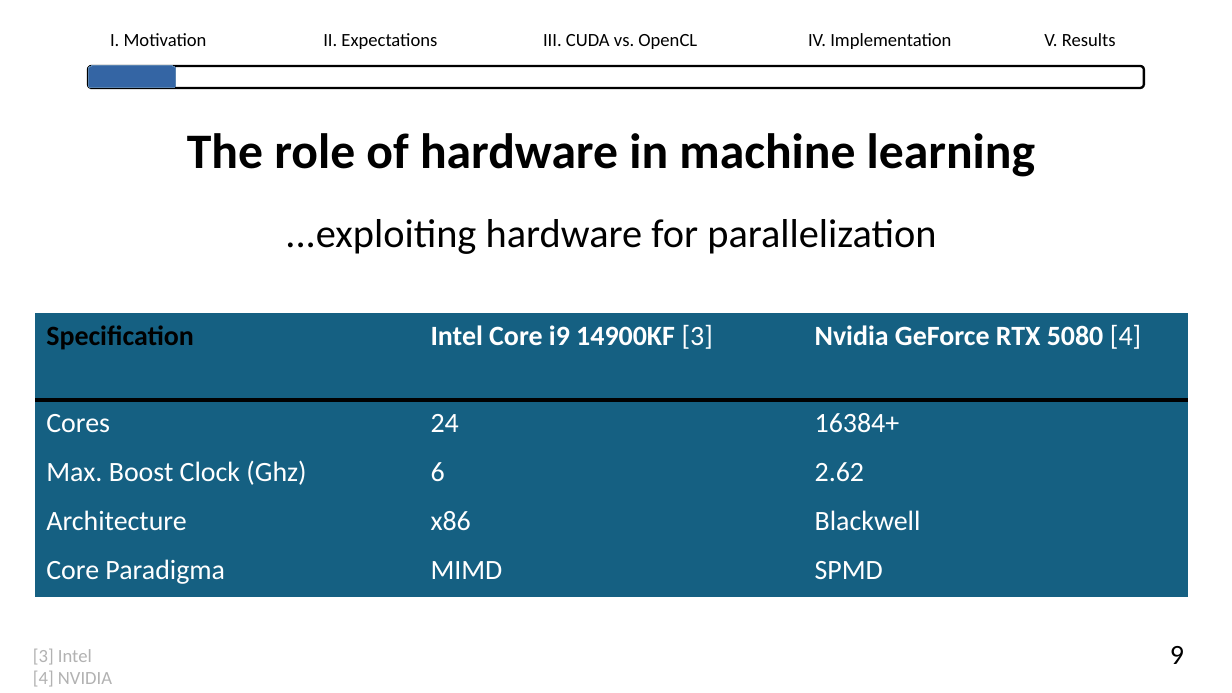
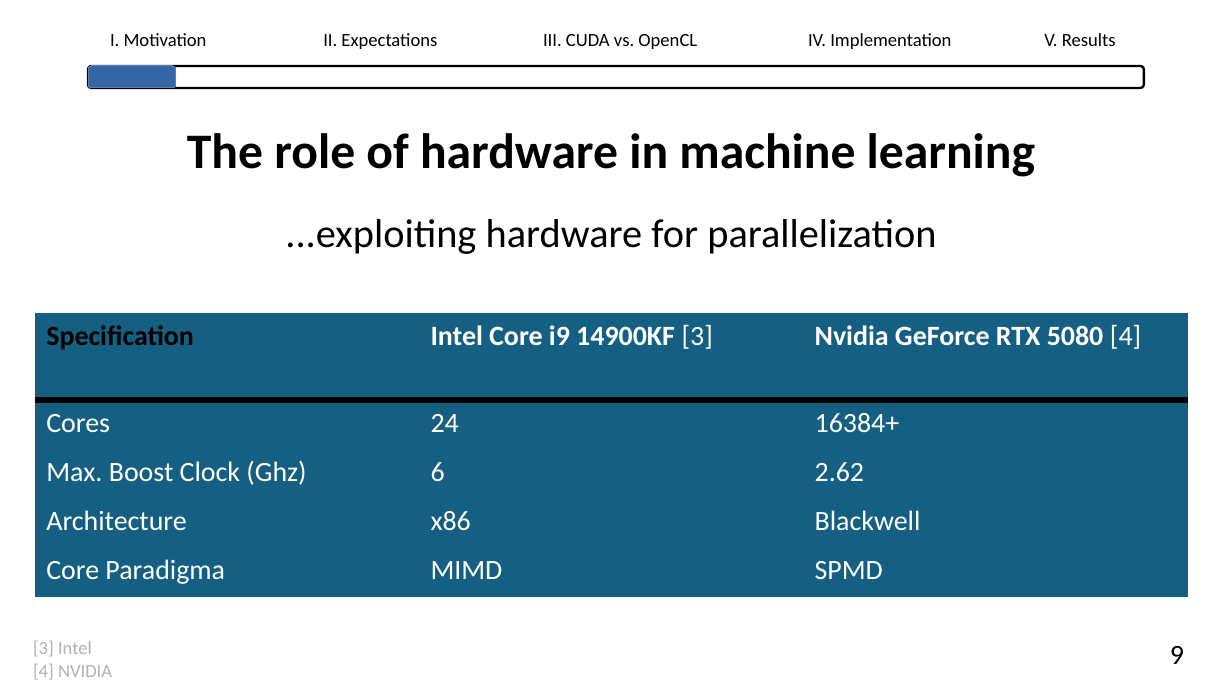
Before and after one commit to lhahner/opti-perf, a slide deck: slide 10 of docs/presentation/final-presentation.odp (slide 11 before the commit). Drawn at 1232x693 pixels with LibreOffice and Linux fonts; fonts in the diff are those of the drawing. Boxes give left, top, right and bottom in pixels: in the first picture for what was removed or moved away, otherwise in the second. Text is boxed around its words. In the diff, an @@ line names an element or a change of style, - is before the commit and + after.

Commit message:
final presentation pdf

```diff
--- a/docs/presentation/final-presentation.odp
+++ b/docs/presentation/final-presentation.odp
@@ text "[3] Intel [4] NVIDIA": place and size @@
-text "[3] Intel [4] NVIDIA" at [33,649,112,687]
+text "[3] Intel [4] NVIDIA" at [33,641,112,680]
```
Also in this commit, not shown: 29 other slides changed, 1 other file.
